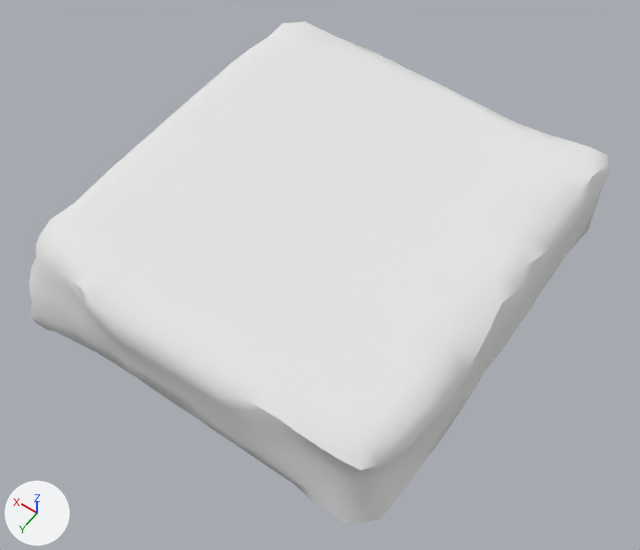
Renders of the OBJ model assets/Nieve/plataforma/plataforma_2.obj from each side of a commit.
One viewpoint serves both versions: a 50 mm camera at (-1.67, 2.43, 3.37) aimed at (-0.09, 0.21, -0.12). Arrows for +X, +Y and +Z are at lower left; the lights stay in place. Where no turn or scale is listed for an object, it has been applied to the vertices.

The older version as bpy lines, for what is in view:
```python
mat_material__28 = principled_material('Material__28')
mat_material__28.base_color = (0.8, 0.8, 0.8)  # white #e7e7e7
mat_material__28.roughness = 1.0
me_plataforma_2 = bpy.data.meshes.new('plataforma_2')
me_plataforma_2.from_pydata(...)  # 673 vertices, 1342 faces; spans x -1.04..1.01, y -1.07..1.19, z -0.29..0.31
me_plataforma_2.materials.append(mat_material__28)  # white #e7e7e7
ob_plataforma_2 = bpy.data.objects.new('plataforma_2', me_plataforma_2)
ob_plataforma_2.location = (0.0, 0.0, 0.0)
```
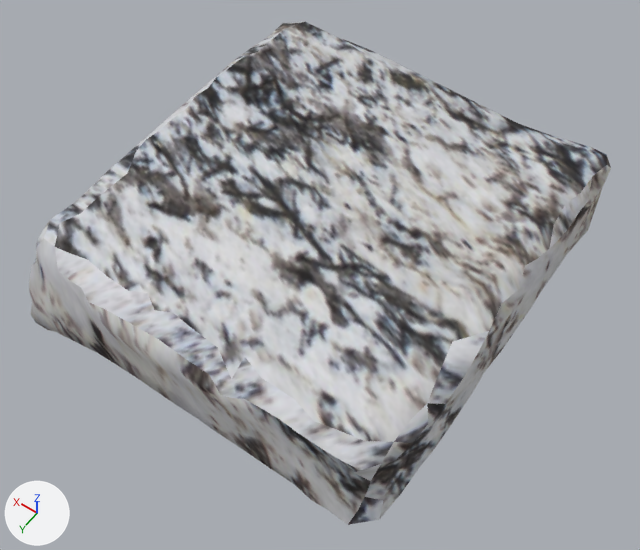
The newer file is also turned or shifted as a whole; pictures and numbers use the older file's frame.

Changed parts and their boxes (x1, y1, x2, y2) in the pictures (640 x 550 px):
'plataforma_2', surface changed (white to grey)
    both: (29, 21, 611, 525)

The change, as a diff of the scene's bpy script:
```diff
--- a/assets/Nieve/plataforma/plataforma_2.obj.py
+++ b/assets/Nieve/plataforma/plataforma_2.obj.py
@@ img_nieve_base_jpg @@
+img_nieve_base_jpg = load_image('nieve_base.jpg', 'nieve_base.jpg', 1000, 500, 'sRGB')
@@ mat_material__28 @@
 mat_material__28 = principled_material('Material__28')
-mat_material__28.base_color = (0.8, 0.8, 0.8)  # white #e7e7e7
-mat_material__28.roughness = 1.0
+mat_material__28.texture = img_nieve_base_jpg
+mat_material__28.roughness = 0.9
```
